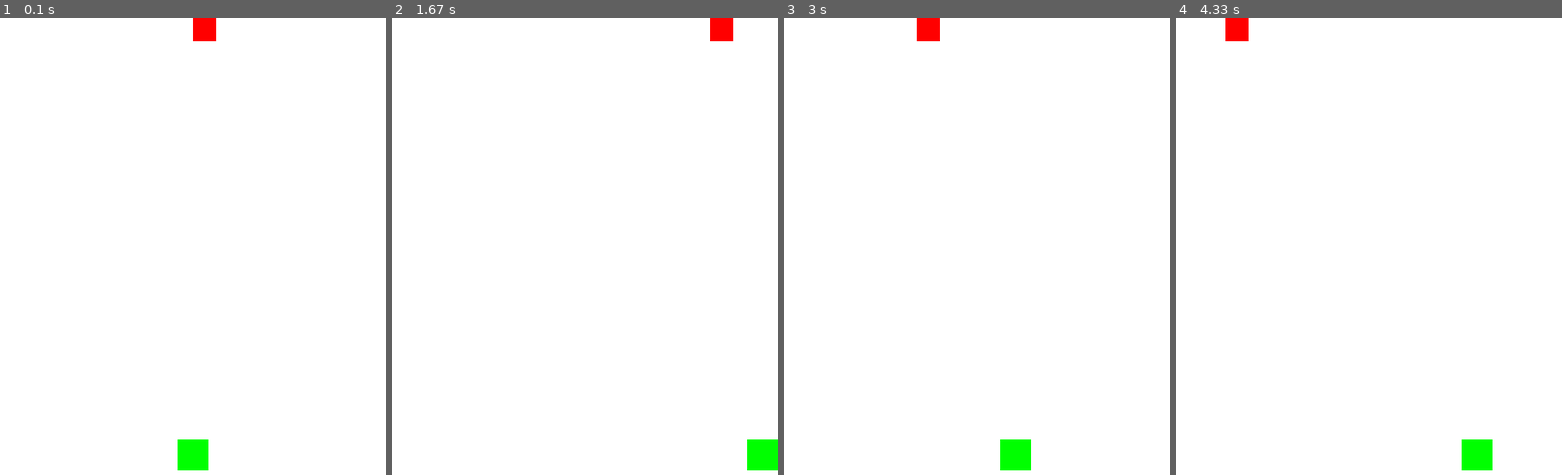
Above: before the commit, frames 1-4 (left to right).
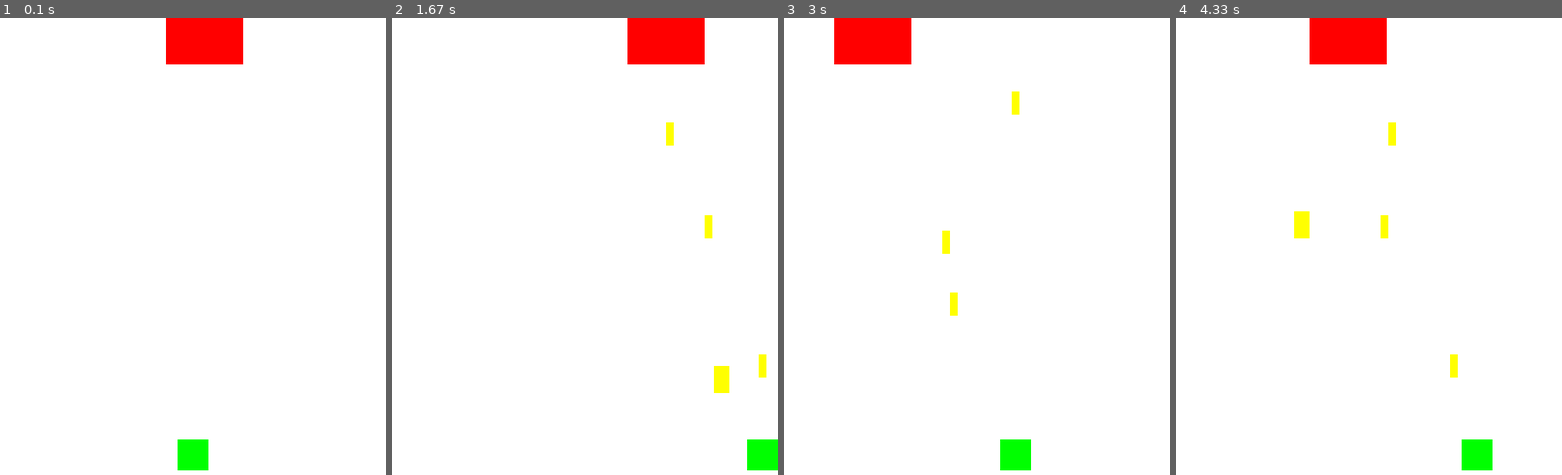
Above: after the commit, the same moments.

Repository: wendy062644/PyGame
Game: pygame game, started from PyGame遊戲練習.py
Two runs of this game, one before a commit and one after it. Both use one fixed random seed, a clock stepped at 60 frames per second and the inputs below.
Inputs:
- Up to frame 1 (0.1 s): no input
- Up to frame 2 (1.67 s): tap Space at 0.33, 0.73, 1.03, 1.23, 1.53 s; hold Right 0.67-1.13 s; hold Right 1.17-1.63 s
- Up to frame 3 (3 s): hold Left 1.67-2.2 s; tap Space at 1.73, 2.03, 2.3, 2.6, 2.73 s; hold Left 2.23-2.63 s; hold Right from 2.67 s (still down)
- Up to frame 4 (4.33 s): tap Space at 3.03, 3.4, 3.7, 3.9, 4.2 s; release Right at 3.3 s; hold Left 3.33-3.8 s; hold Right 3.83-4.3 s

The runs differ from the first frame. In frame 1, 1.7% of the frame differs, in the area x 43-63%, y 0-11%; in frame 2, 2.9%, in the area x 61-97%, y 0-83%; in frame 3, 2.6%; in frame 4, 2.9%.

Commit message:
Update PyGame遊戲練習.py

Diff:
--- a/PyGame遊戲練習.py
+++ b/PyGame遊戲練習.py
@@ -1,6 +1,7 @@
 import pygame
 
 FPS = 60
+TIME = 0
 
 WIDTH = 500
 HEIGHT = 600
@@ -29,11 +30,14 @@
         if key_pressed[pygame.K_LEFT] and self.rect.x > 0:
             self.rect.x -= self.MoveX
 
+    def Pattack(self):
+        Pbullet = PlayerAttack(self.rect.centerx, self.rect.top)
+        all_sprites.add(Pbullet)
 
 class Boss(pygame.sprite.Sprite):
     def __init__(self):
         pygame.sprite.Sprite.__init__(self)
-        self.image = pygame.Surface((30, 30))
+        self.image = pygame.Surface((100, 60))
         self.image.fill((255, 0, 0))
         self.rect = self.image.get_rect()
         self.rect.centerx = WIDTH/2
@@ -42,11 +46,44 @@
 
     def update(self):
         self.rect.x += self.BossMove
-        if self.rect.x > WIDTH-30:
+        if self.rect.x > WIDTH-100:
             self.BossMove = -3
         if self.rect.x < 0:
             self.BossMove = 3
 
+    def Battack(self):
+        Bbullet = BossAttack(self.rect.x, self.rect.y)
+        all_sprites.add(Bbullet)
+
+class PlayerAttack(pygame.sprite.Sprite):
+    def __init__(self, x, y):
+        pygame.sprite.Sprite.__init__(self)
+        self.image = pygame.Surface((10, 30))
+        self.image.fill((255, 255, 0))
+        self.rect = self.image.get_rect()
+        self.rect.centerx = x
+        self.rect.bottom = y
+        self.Speed = -10
+
+    def update(self):
+        self.rect.y += self.Speed
+        if self.rect.y < 0:
+            self.kill()
+
+class BossAttack(pygame.sprite.Sprite):
+    def __init__(self, x, y):
+        pygame.sprite.Sprite.__init__(self)
+        self.image = pygame.Surface((20, 35))
+        self.image.fill((255, 255, 0))
+        self.rect = self.image.get_rect()
+        self.rect.centerx = x + 50
+        self.rect.bottom = y + 85
+        self.Speed = 10
+
+    def update(self):
+        self.rect.y += self.Speed
+        if self.rect.y > HEIGHT:
+            self.kill()
 
 all_sprites = pygame.sprite.Group()
 player = Player()
@@ -56,15 +93,22 @@
 
 while running:
 
+    TIME += 1
+
     clock.tick(FPS)
 
     for event in pygame.event.get():
         if event.type == pygame.QUIT:
             running = False
+        elif event.type == pygame.KEYDOWN:
+            if event.key == pygame.K_SPACE:
+                player.Pattack()
+
+    if TIME == 60:
+        boss.Battack()
+        TIME = 0
 
     all_sprites.update()
-
-
     screen.fill((255, 255, 255))
     all_sprites.draw(screen)
     pygame.display.update()
